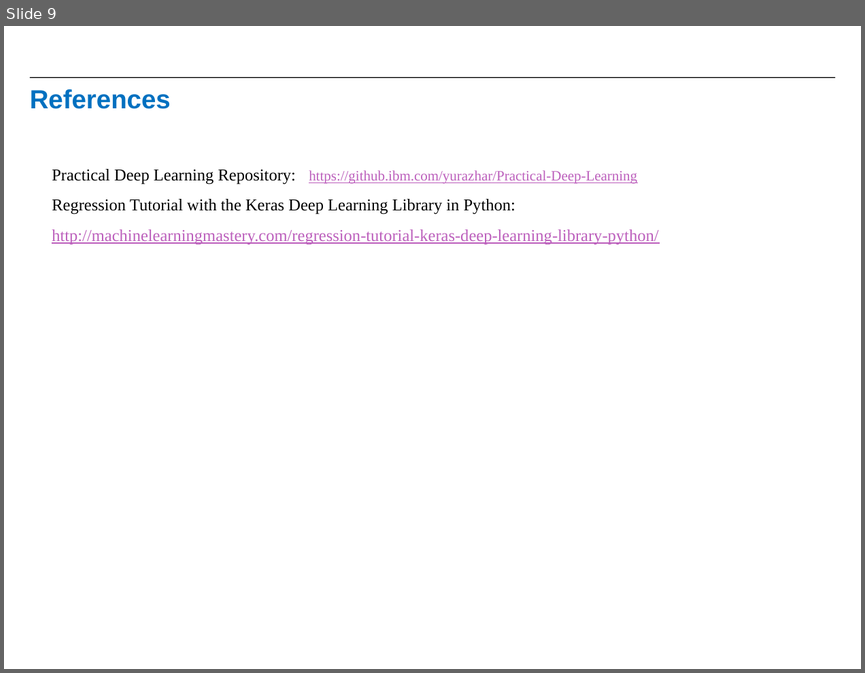
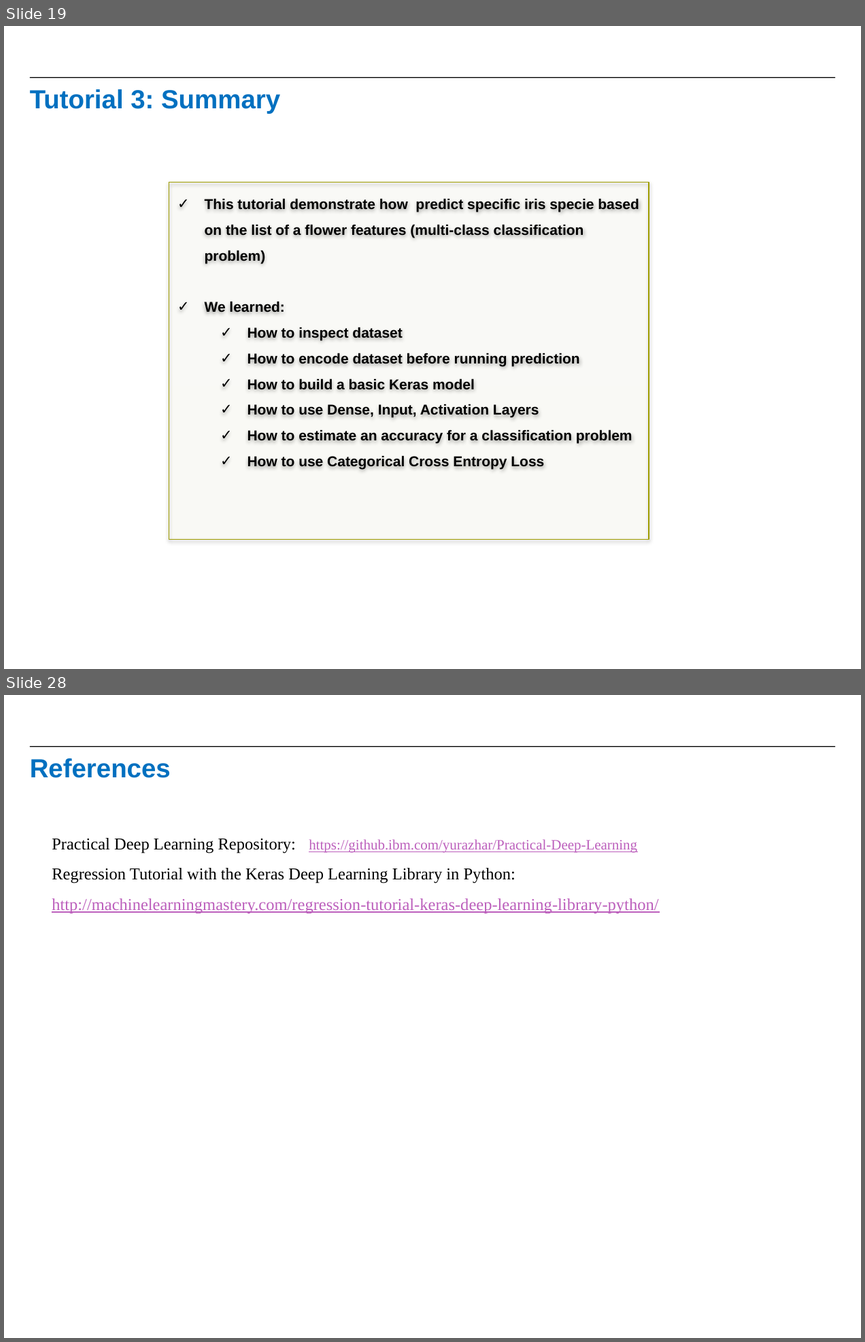
Before and after one commit to raanonr/practicals, a slide deck: PracticalKeras_Tutorials.pptx. Shown one above the other, each under a label of ours: slide 9 before the commit, slides 19 and 28 after it; the slides between them are not shown. The pictures are 865x673 and 865x1342 pixels, drawn with LibreOffice and Linux fonts; fonts in the diff are those of the drawing; background and template pictures are left out. Boxes give left, top, right and bottom in pixels: in the first picture for what was removed or moved away, otherwise in the second. Text is boxed around its words. In the diff, an @@ line names an element or a change of style, - is before the commit and + after.

Commit message:
Completed 5 tutorials

```diff
--- a/PracticalKeras_Tutorials.pptx
+++ b/PracticalKeras_Tutorials.pptx
@@ slide 19 added at <box>4,26,861,669</box>, background #FFFFFF; not listed: 1 template element that a slide beside it also shows @@
@@ title added at <box>30,89,280,113</box>, 22 pt, text #0070C0, bold @@
+Tutorial 3: Summary
@@ rectangle added at <box>169,182,649,539</box>, fill gradient #F2F0A2 to #F5F3BF to #FCFBE6, outline #A09E00 0.75 pt, 12 pt, text #000000, bold @@
+✓ This tutorial demonstrate how predict specific iris specie based on the list of a flower features (multi-class classification problem)
+✓ We learned:
+  ✓ How to inspect dataset
+  ✓ How to encode dataset before running prediction
+  ✓ How to build a basic Keras model
+  ✓ How to use Dense, Input, Activation Layers
+  ✓ How to estimate an accuracy for a classification problem
+  ✓ How to use Categorical Cross Entropy Loss
@@ what was slide 9 is now slide 28 @@
```
Also in this commit, not shown: 4 slides changed, 18 other slides added.
